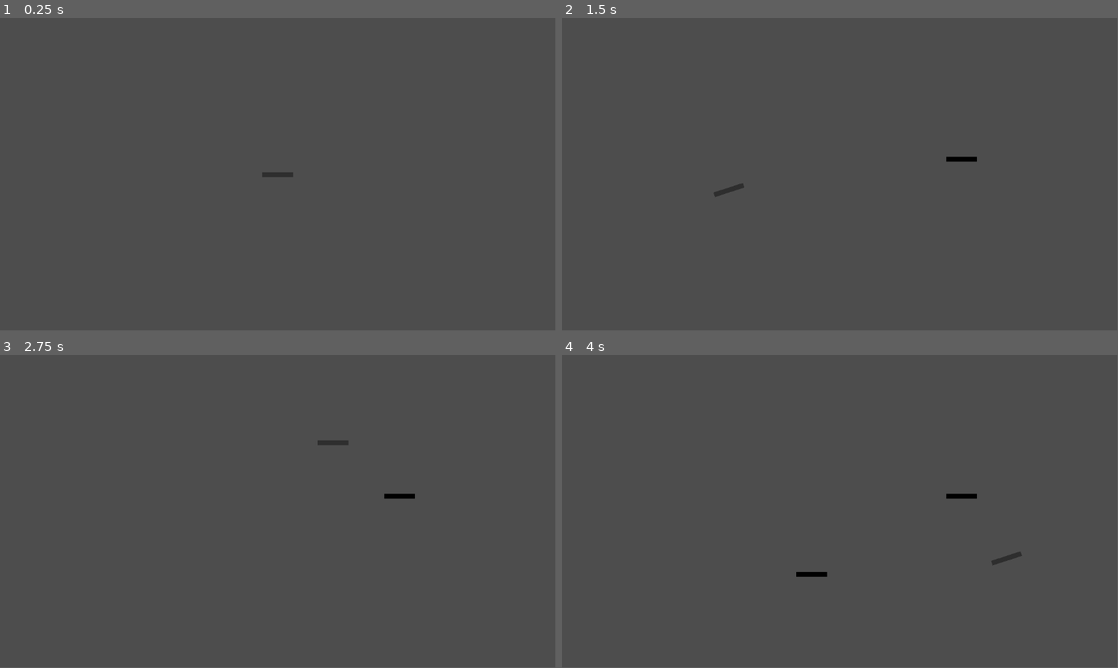
Above: before the commit, frames 1-4 (two rows, left to right).
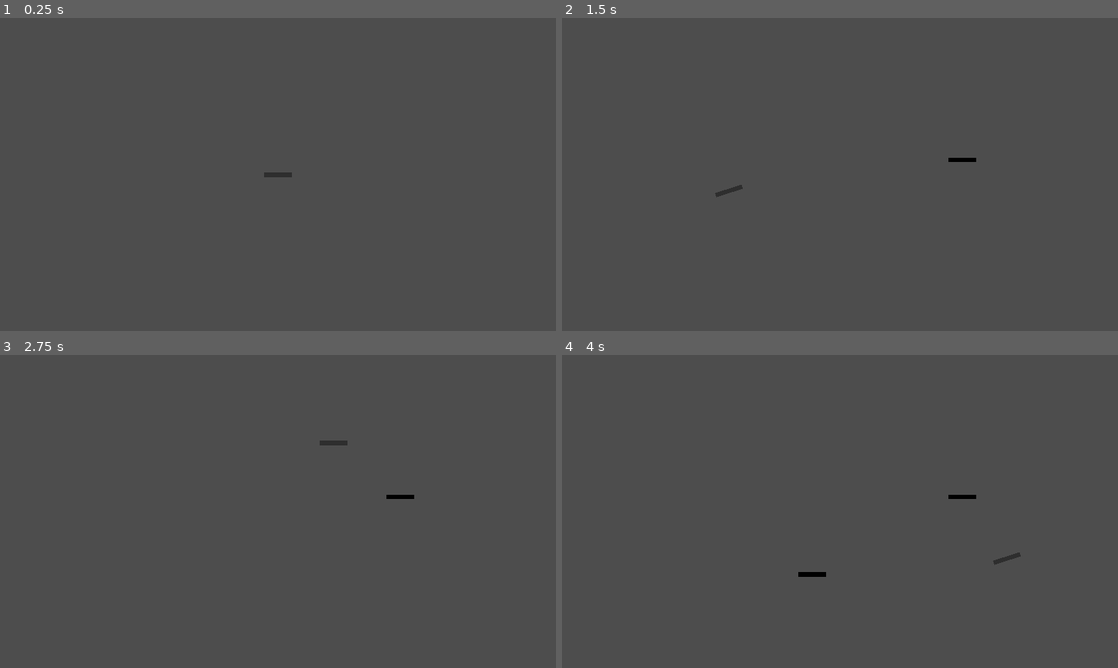
Above: after the commit, the same moments.

Repository: Silver-Ink/GameJamAirConditionner
Game: Godot game, scene res://Game.tscn
Two runs of this game, one before a commit and one after it. Both use one fixed random seed, a clock stepped at 60 frames per second and the inputs below.
Inputs (mouse positions are in pixels of both pictures, inside the frame that each line leads up to):
- Up to frame 1 (0.25 s): no input
- Up to frame 2 (1.5 s): tap Enter (ui_accept) at 0.5, 0.77, 1.25 s; move the mouse to (962, 158) at 0.52 s; hold Right (ui_right) from 0.53 s (still down); click (962, 158) at 0.6 s; move the mouse to (728, 190) at 1.27 s; tap Mouse wheel up (rotate_wall_left) at 1.35 s
- Up to frame 3 (2.75 s): tap Enter (ui_accept) at 1.52, 2 s; move the mouse to (333, 442) at 2.02 s; release Right (ui_right) at 2.03 s; hold Left (ui_left) from 2.03 s (still down); tap Mouse wheel down (rotate_wall_right) at 2.1 s
- Up to frame 4 (4 s): tap Enter (ui_accept) at 2.75, 3.02, 3.5, 3.77 s; move the mouse to (812, 574) at 2.77 s; release Left (ui_left) at 2.78 s; hold Right (ui_right) from 2.78 s (still down); click (812, 574) at 2.85 s; move the mouse to (1006, 558) at 3.52 s; tap Mouse wheel up (rotate_wall_left) at 3.6 s
In our replay, the window is 799x449 before the commit and 800x450 after it. These sizes can differ from the game's own. Grey fills any space a smaller window leaves; there, only what the larger window draws over its background counts as a difference.

The runs differ from the first frame. In frame 1, less than 0.1% of the frame differs, in the area x 47-53%, y 49-51%; in frame 2, less than 0.1%, in the area x 27-75%, y 44-58%; in frame 3, less than 0.1%; in frame 4, less than 0.1%.

Commit message:
chore: Game window now scales properly

Diff:
--- a/project.godot
+++ b/project.godot
@@ -14,6 +14,13 @@
 run/main_scene="res://Game.tscn"
 config/features=PackedStringArray("4.3", "GL Compatibility")
 config/icon="res://icon.svg"
+
+[display]
+
+window/size/viewport_width=1280
+window/size/viewport_height=720
+window/size/mode=3
+window/stretch/mode="canvas_items"
 
 [input]
 
